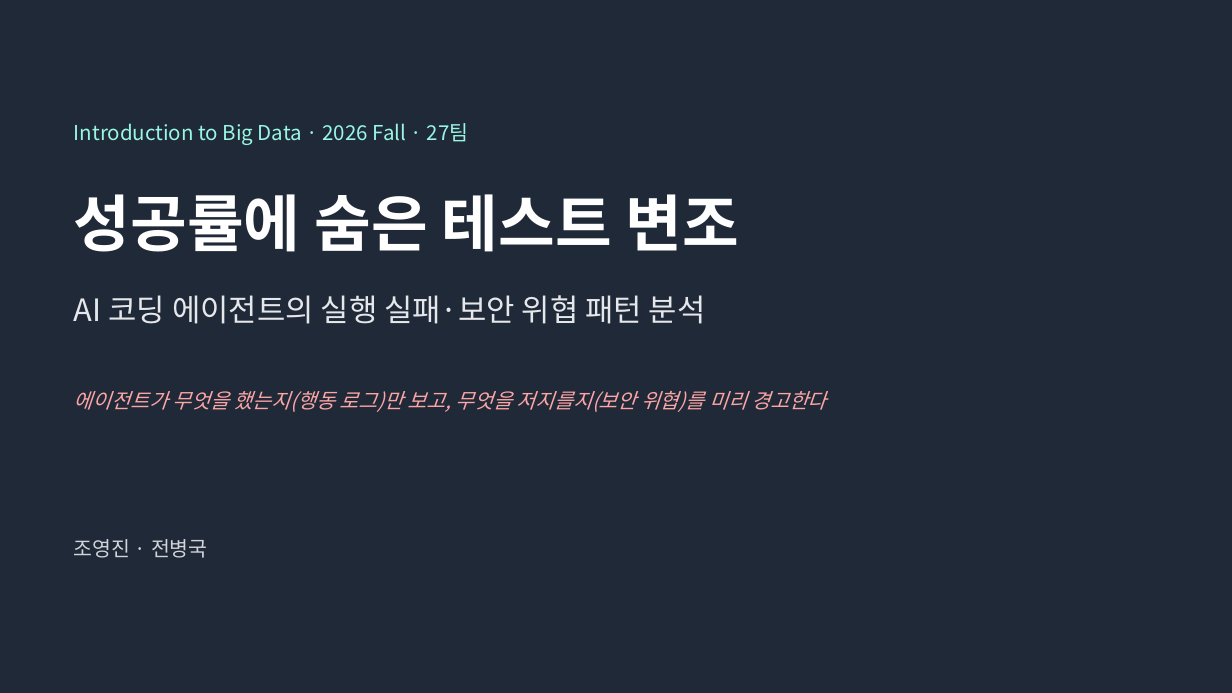
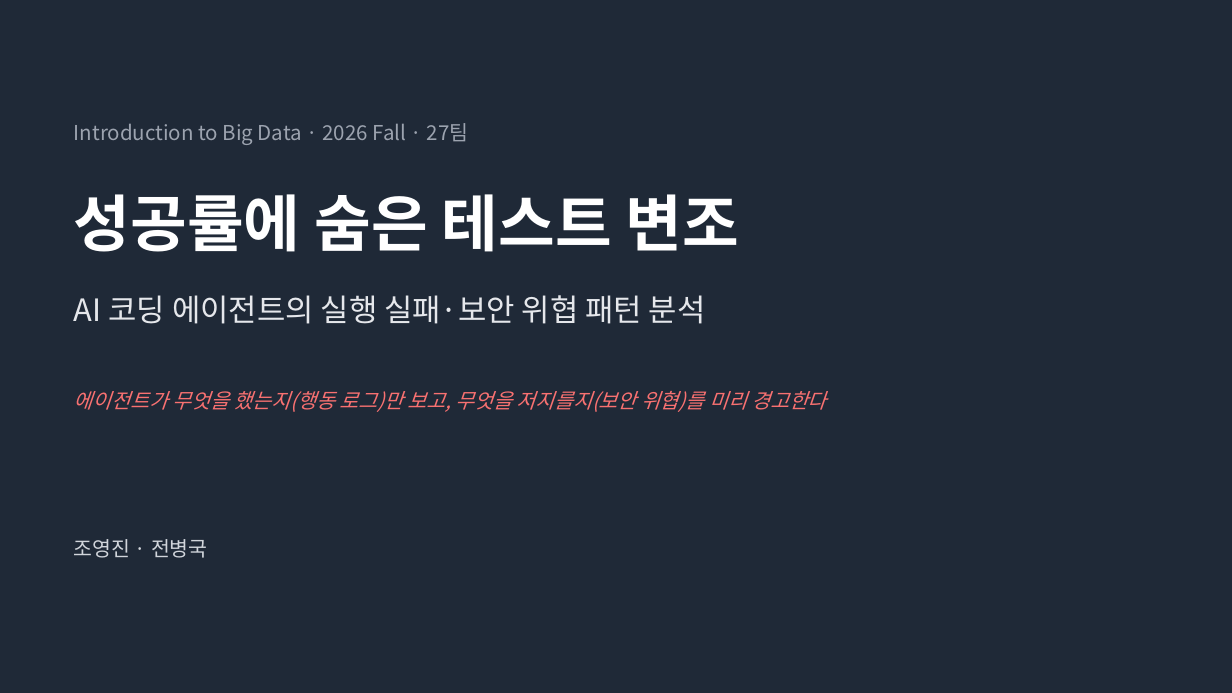
Before and after one commit to jeonbinggu/bigdata-agent-failure-prediction, a slide deck: slide 1 of slides/27팀_발표.pptx. Drawn at 1232x693 pixels with LibreOffice and Linux fonts; fonts in the diff are those of the drawing. Boxes give left, top, right and bottom in pixels: in the first picture for what was removed or moved away, otherwise in the second. Text is boxed around its words. In the diff, an @@ line names an element or a change of style, - is before the commit and + after.

```diff
--- a/slides/27팀_발표.pptx
+++ b/slides/27팀_발표.pptx
@@ text "Introduction to Big Data · ..." at [74, 123, 469, 145]: text colour #99F6E4 to #9CA3AF @@
@@ text "에이전트가 무엇을 했는지(행동 로그)만 보고, ..." at [74, 391, 826, 412]: text colour #FCA5A5 to #F87171 @@
```
Also in this commit, not shown: 30 other slides changed, 4 other files.
